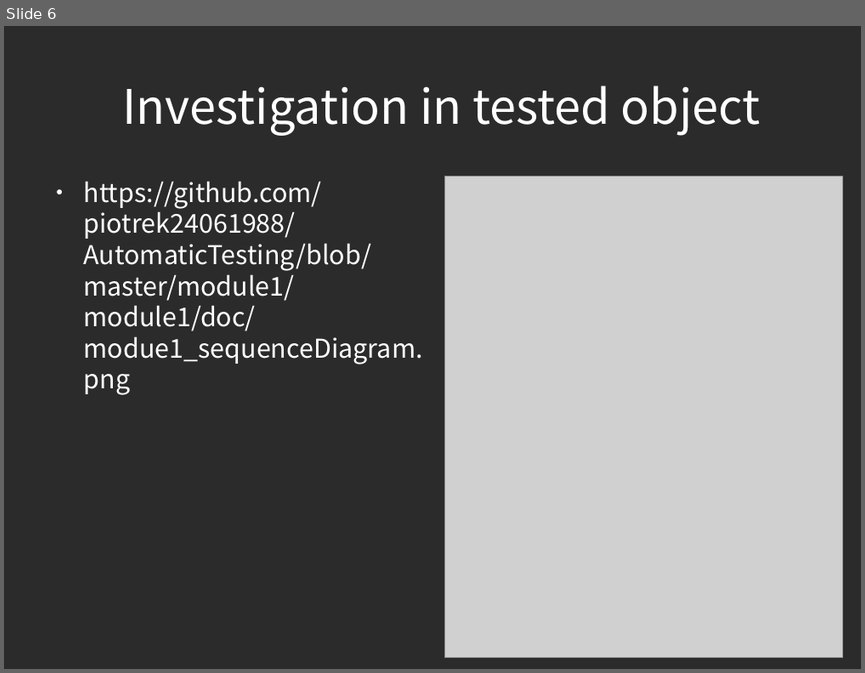
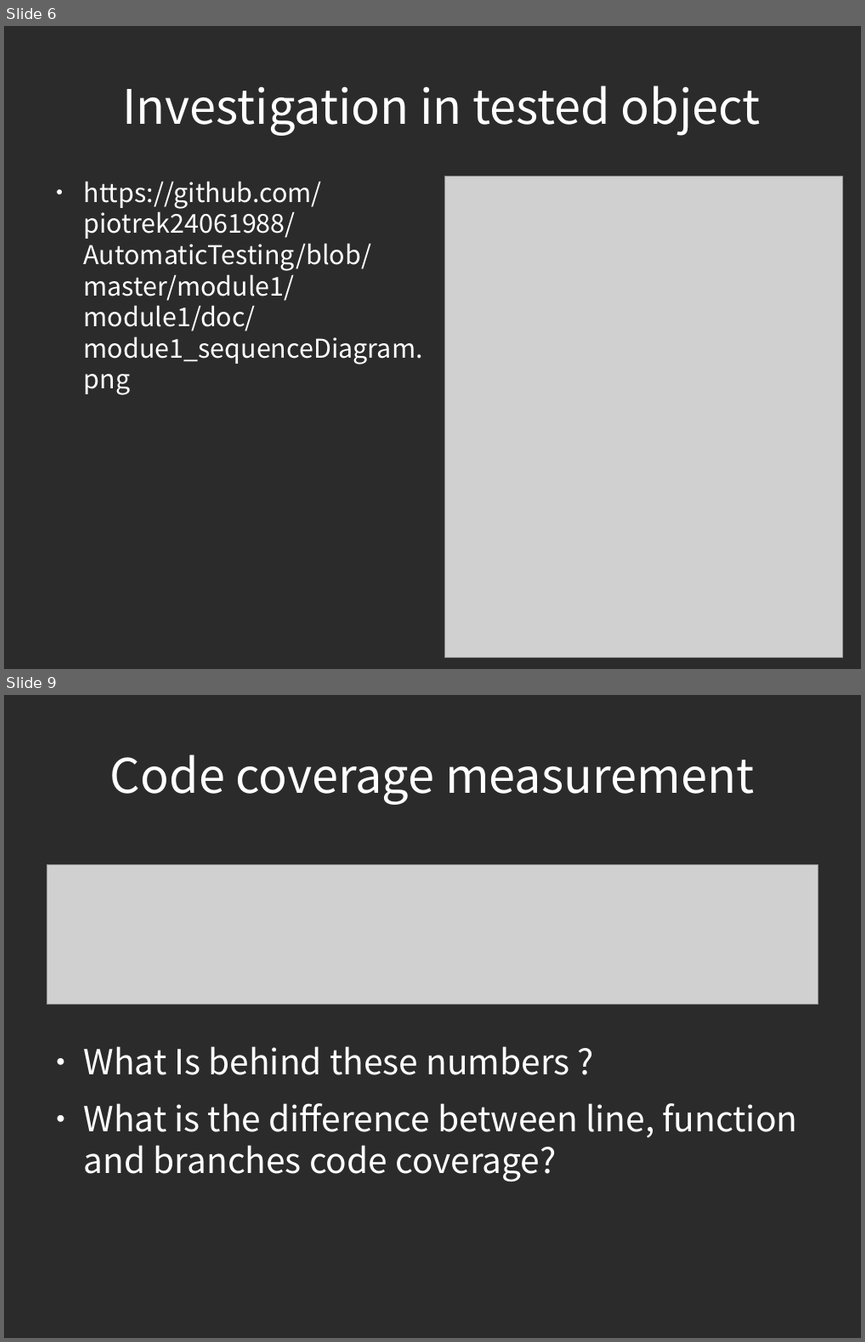
Before and after one commit to piotrek24061988/AutomaticTesting, a slide deck: module1/doc/AutomatedTesting.odp. Shown one above the other, each under a label of ours: slide 6 before the commit, slides 6 and 9 after it; the slides between them are not shown. The pictures are 865x673 and 865x1342 pixels, drawn with LibreOffice and Linux fonts; fonts in the diff are those of the drawing; grey boxes stand for pictures; background and template pictures are left out; a plain dark background stands for a picture behind light text. Boxes give left, top, right and bottom in pixels: in the first picture for what was removed or moved away, otherwise in the second. Text is boxed around its words. In the diff, an @@ line names an element or a change of style, - is before the commit and + after.

```diff
--- a/module1/doc/AutomatedTesting.odp
+++ b/module1/doc/AutomatedTesting.odp
@@ slide 9 added at [4, 695, 861, 1338], background picture (left out) @@
@@ title added at [110, 755, 754, 805], 44 pt, text #FFFFFF @@
+Code coverage measurement
@@ picture added at [46, 864, 818, 1004] @@
@@ text added at [84, 1046, 798, 1181], 32 pt, text #FFFFFF @@
+● What Is behind these numbers ?
+● What is the difference between line, function and branches code coverage?
```
Also in this commit, not shown: 3 slides changed, 2 other slides added.
